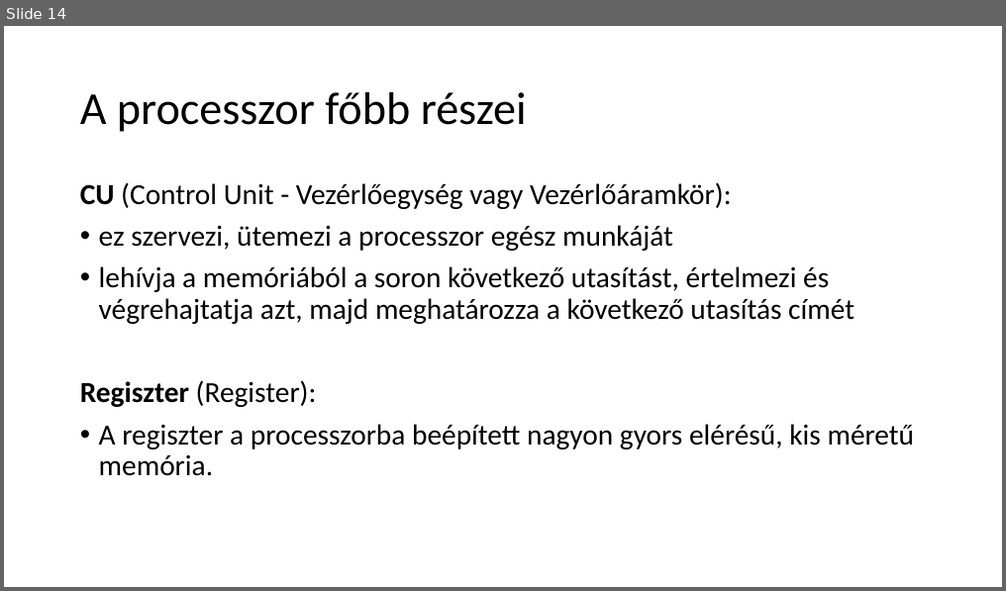
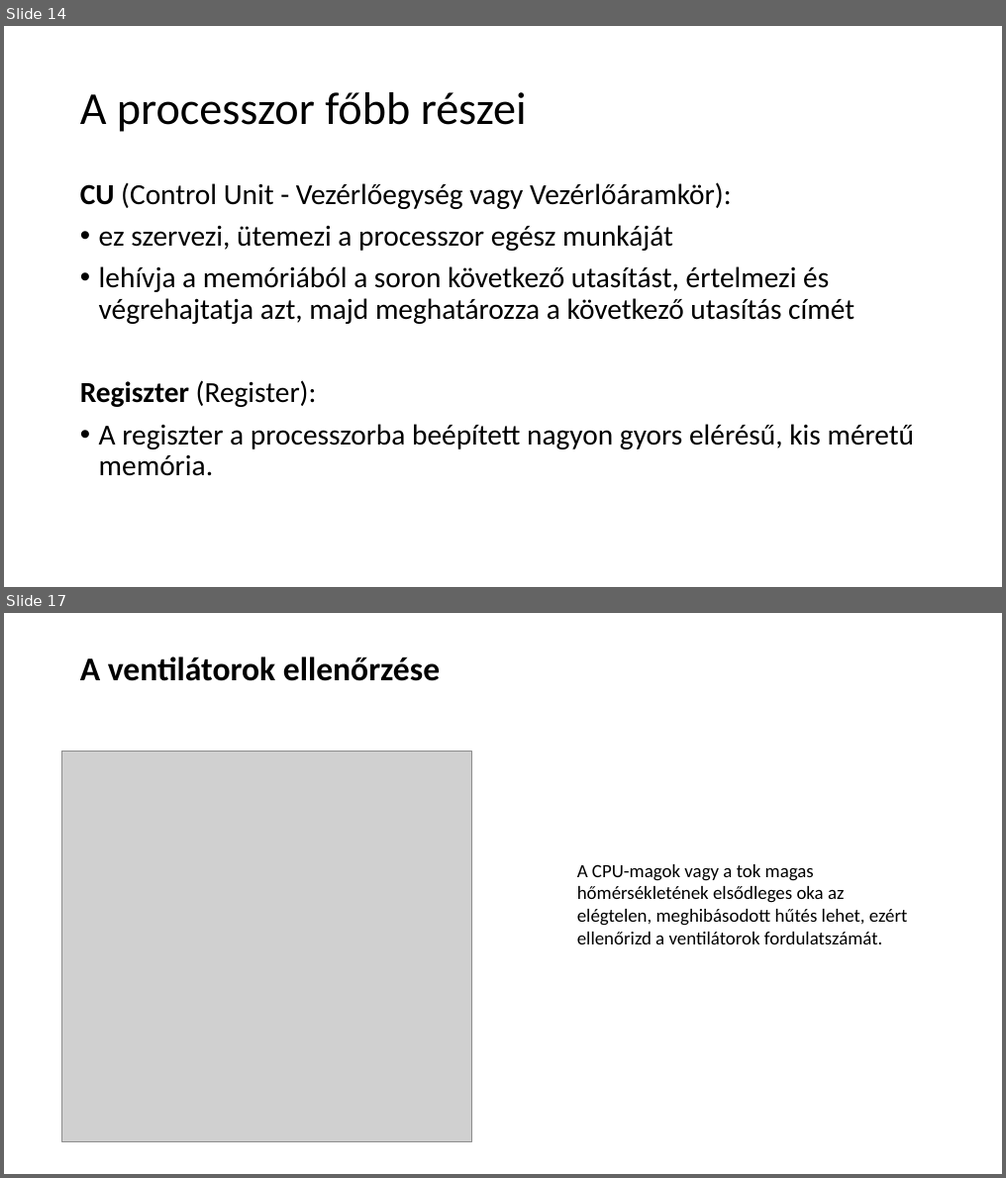
Before and after one commit to OsziMisi/Jozsika, a slide deck: Puritánppt.pptx. Shown one above the other, each under a label of ours: slide 14 before the commit, slides 14 and 17 after it; the slides between them are not shown. The pictures are 1006x591 and 1006x1178 pixels, drawn with LibreOffice and Linux fonts; fonts in the diff are those of the drawing; grey boxes stand for pictures. Boxes give left, top, right and bottom in pixels: in the first picture for what was removed or moved away, otherwise in the second. Text is boxed around its words. In the diff, an @@ line names an element or a change of style, - is before the commit and + after.

```diff
--- a/Puritánppt.pptx
+++ b/Puritánppt.pptx
@@ slide 17 added at bbox=[4, 613, 1002, 1174], background #FFFFFF @@
@@ title added at bbox=[80, 657, 440, 681], 32 pt, text #000000, bold @@
+A ventilátorok ellenőrzése
@@ picture added at bbox=[61, 752, 471, 1142] @@
@@ text added at bbox=[577, 864, 908, 945], 18 pt, text #000000 @@
+A CPU-magok vagy a tok magas hőmérsékletének elsődleges oka az elégtelen, meghibásodott hűtés lehet, ezért ellenőrizd a ventilátorok fordulatszámát.
```
Also in this commit, not shown: 2 other slides added, 2 slides removed.
